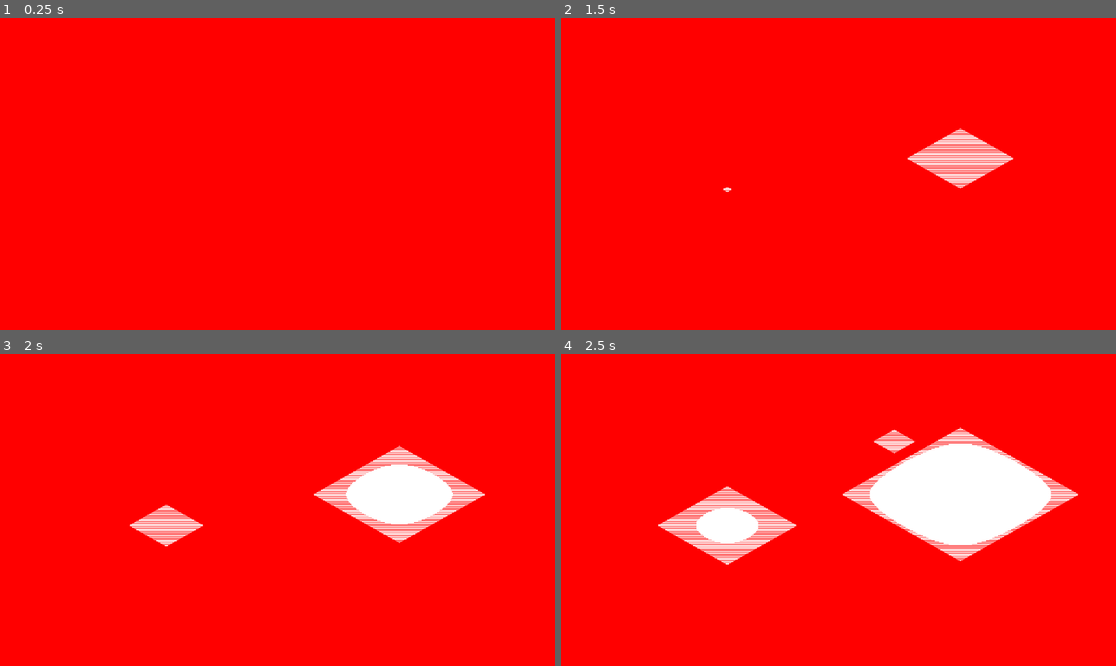
Above: before the commit, frames 1-4 (two rows, left to right).
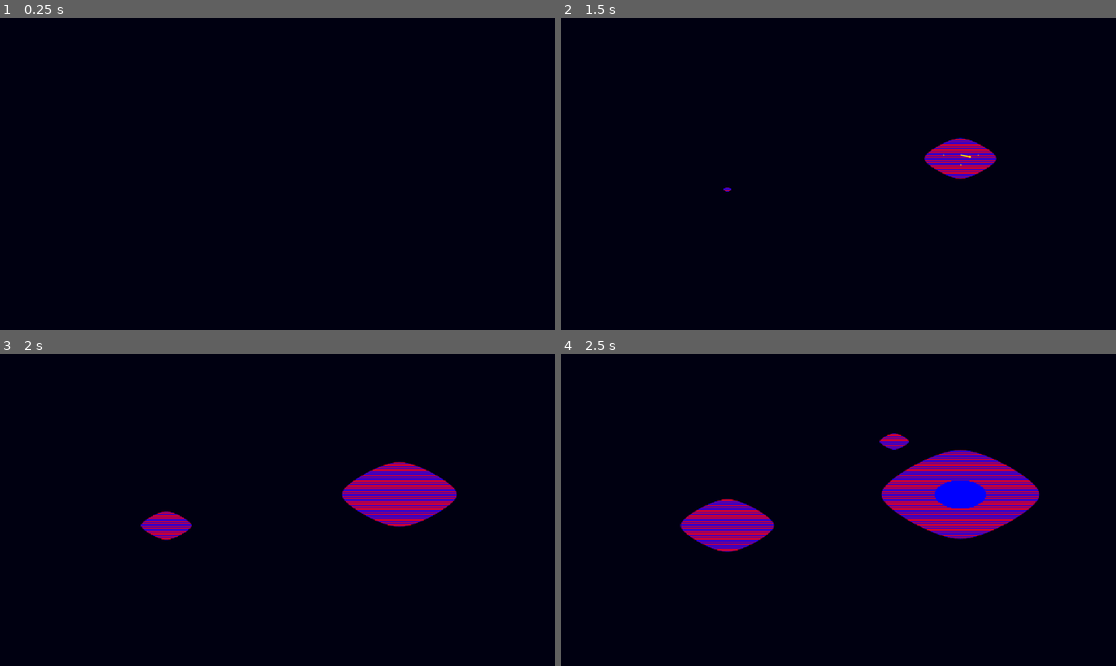
Above: after the commit, the same moments.

Repository: mjXmsdgh/Maxwellsequations
Game: Godot game, scene res://scene/main.tscn
Same seed, same stepped clock (60 frames per second), same inputs: the game is played once before the commit and once after it. The project has no main scene, so this scene is started directly.
Inputs (mouse positions are in pixels of both pictures, inside the frame that each line leads up to):
- Up to frame 1 (0.25 s): no input
- Up to frame 2 (1.5 s): tap Enter at 0.5 s; move the mouse to (960, 158) at 0.52 s; tap R at 0.6, 1.35 s; click (960, 158) at 0.67 s; move the mouse to (727, 189) at 1.27 s; click (727, 189) at 1.42 s
- Up to frame 3 (2 s): no input
- Up to frame 4 (2.5 s): move the mouse to (894, 441) at 2.02 s; tap R at 2.1 s; click (894, 441) at 2.17 s

The runs differ from the first frame. In frame 1, 100% of the frame differs, in the area x 0-100%, y 0-100%; in frame 2, 100%; in frame 3, 100%; in frame 4, 100%.

Commit message:
Remove FDTDEngine.gd and update FDTD engine implementation
Deleted script/FDTDEngine.gd and migrated FDTD simulation logic to script/fdtd_engine.gd, now based on Resource for improved memory management. Updated initialization, field update logic, and obstacle handling in fdtd_engine.gd. Adjusted MagneticFieldVisualizer.gd to remove @export annotations. Added debug output for Ez min/max in main_controller.gd. Simplified main.gdshader to visualize only electric field values, removing obstacle/medium color logic.

Diff:
--- a/script/FDTDEngine.gd
+++ /dev/null
@@ -1,206 +0,0 @@
-extends RefCounted
-class_name FDTDEngine
-
-# --- 定数 ---
-# シミュレーション領域の定義
-const GRID_WIDTH = 256#512  # グリッドの幅
-const GRID_HEIGHT = 256#512 # グリッドの高さ
-
-# FDTD法の安定性を保つための係数 (クーラン数)
-const COURANT_NUMBER = 0.5
-const WAVE_FREQUENCY = 8.0 # 波の周波数（値を小さくすると波長が長くなる）
-
-# 障害物マップ用の内部フラグ
-const OBSTACLE_FLAG: int = 1
-const NO_OBSTACLE_FLAG: int = 0
-
-# --- プロパティ ---
-var time: float = 0.0 # シミュレーションの経過時間
-var time_scale: float = 0.2 # シミュレーションの速度倍率
-
-# FDTD法で使用する物理量を格納する配列
-var ez: PackedFloat32Array # 電場 (Ez成分)
-var hx: PackedFloat32Array # 磁場 (Hx成分)
-var hy: PackedFloat32Array # 磁場 (Hy成分)
-var obstacle_map: PackedByteArray
-var permittivity_map: PackedFloat32Array # 比誘電率マップ (ε_r)
-
-var center_idx: int # 波源の中心インデックス
-
-# --- コンストラクタ ---
-func _init():
-	# 各インスタンスが固有の配列を持つように、ここで初期化する
-	# (クラスメンバとして初期化すると全インスタンスで共有されてしまうため)
-	ez = PackedFloat32Array()
-	hx = PackedFloat32Array()
-	hy = PackedFloat32Array()
-	obstacle_map = PackedByteArray()
-	permittivity_map = PackedFloat32Array()
-
-# --- 初期化 ---
-func initialize():
-	var size = GRID_WIDTH * GRID_HEIGHT
-
-	ez.resize(size)
-	hx.resize(size)
-	hy.resize(size)
-	obstacle_map.resize(size)
-	permittivity_map.resize(size)
-
-	center_idx = (GRID_HEIGHT / 2) * GRID_WIDTH + (GRID_WIDTH / 2)
-	reset()
-
-# --- 公開メソッド (API) ---
-
-func step(delta: float):
-	time += delta * time_scale
-	_update_physics()
-
-func reset():
-	ez.fill(0.0)
-	hx.fill(0.0)
-	hy.fill(0.0)
-	obstacle_map.fill(NO_OBSTACLE_FLAG)
-	permittivity_map.fill(1.0) # 全てを真空(比誘電率1.0)で初期化
-	time = 0.0
-
-func add_source(grid_x: int, grid_y: int, strength: float):
-	if grid_x < 1 or grid_x >= GRID_WIDTH - 1 or grid_y < 1 or grid_y >= GRID_HEIGHT - 1:
-		return
-	var idx = grid_y * GRID_WIDTH + grid_x
-	ez[idx] = strength
-
-func add_obstacle_line(p1: Vector2i, p2: Vector2i):
-	var x1 = p1.x
-	var y1 = p1.y
-	var x2 = p2.x
-	var y2 = p2.y
-
-	var dx = abs(x2 - x1)
-	var sx = 1 if x1 < x2 else -1
-	var dy = -abs(y2 - y1)
-	var sy = 1 if y1 < y2 else -1
-	var err = dx + dy
-
-	while true:
-		if x1 >= 0 and x1 < GRID_WIDTH and y1 >= 0 and y1 < GRID_HEIGHT:
-			var idx = y1 * GRID_WIDTH + x1
-			obstacle_map[idx] = OBSTACLE_FLAG
-
-		if x1 == x2 and y1 == y2:
-			break
-
-		var e2 = 2 * err
-		if e2 >= dy:
-			err += dy
-			x1 += sx
-		if e2 <= dx:
-			err += dx
-			y1 += sy
-
-func add_medium_rect(p1: Vector2i, p2: Vector2i, refractive_index: float):
-	"""
-	指定された対角線の2点で定義される矩形領域に、指定された屈折率を持つ媒質を設定します。
-	屈折率(n)と比誘電率(ε_r)の関係は n = sqrt(ε_r) です。
-	"""
-	# 屈折率が1未満の場合は物理的に不自然なため、1.0として扱う
-	var permittivity = pow(max(refractive_index, 1.0), 2)
-
-	var x_start = min(p1.x, p2.x)
-	var x_end = max(p1.x, p2.x)
-	var y_start = min(p1.y, p2.y)
-	var y_end = max(p1.y, p2.y)
-
-	# グリッドの範囲内に収める
-	x_start = max(0, x_start)
-	y_start = max(0, y_start)
-	x_end = min(GRID_WIDTH - 1, x_end)
-	y_end = min(GRID_HEIGHT - 1, y_end)
-
-	for y in range(y_start, y_end + 1):
-		for x in range(x_start, x_end + 1):
-			var idx = y * GRID_WIDTH + x
-			permittivity_map[idx] = permittivity
-
-# --- 描画データ生成 ---
-
-# シェーダーで障害物として描画するための固定値 (0-255)
-const OBSTACLE_DRAW_VALUE: int = 0 # 黒色に対応
-const MEDIUM_DRAW_VALUE: int = 128 # 中間グレーに対応
-
-func get_image_data() -> PackedByteArray:
-	"""
-	現在のシミュレーション状態をテクスチャ用のバイト配列に変換します。
-	- Rチャンネル(1バイト)に複数の情報をエンコードします。
-	- 障害物: OBSTACLE_DRAW_VALUE (0) を設定
-	- 媒質: MEDIUM_DRAW_VALUE (128) を設定
-	- 電場(ez): -1.0..1.0 を 1..127 の範囲にマッピング
-	- 媒質内の電場: 電場の値(1..127)に MEDIUM_DRAW_VALUE(128) を加算 (129..255)
-	シェーダーは、ピクセル値が128以上かどうかで媒質の有無を判断します。
-	"""
-	var data = PackedByteArray()
-	data.resize(ez.size())
-	for i in range(ez.size()):
-		if obstacle_map[i] == OBSTACLE_FLAG:
-			data[i] = OBSTACLE_DRAW_VALUE
-		else:
-			# ez の値 (-1.0 to 1.0) を 0-255 の範囲にマッピング
-			# 媒質フラグ用に上位ビットを空けるため、127段階で表現する
-			var val = clampf(ez[i], -1.0, 1.0)
-			var mapped_val = int((val * 0.5 + 0.5) * 126.0) + 1 # 1-127の範囲に
-
-			# 媒質がある場合は、最上位ビットを立てるのと同じ効果を持つ
-			# MEDIUM_DRAW_VALUE (128) を加算する
-			if permittivity_map[i] > 1.0:
-				mapped_val += MEDIUM_DRAW_VALUE
-
-			data[i] = mapped_val
-	return data
-
-# --- 内部計算ロジック ---
-
-func _update_physics():
-	_update_magnetic_field()
-	_update_electric_field()
-	# 中心に時間変化する波源を設置 (正弦波)
-	#ez[center_idx] = sin(time * WAVE_FREQUENCY)
-
-func _update_magnetic_field():
-	var update_factor = COURANT_NUMBER * time_scale
-
-	# Hxの更新: Hx(i, j+1/2) = Hx(...) - C * (Ez(i, j+1) - Ez(i, j))
-	# ループ範囲: yは0からGRID_HEIGHT-2まで (ez[idx+GRID_WIDTH]にアクセスするため)
-	# xは0からGRID_WIDTH-1まで (Hxはグリッドの左右両端にも存在する)
-	for y in range(0, GRID_HEIGHT - 1):
-		for x in range(0, GRID_WIDTH):
-			var idx = y * GRID_WIDTH + x
-			var idx_plus_y = idx + GRID_WIDTH
-			hx[idx] = hx[idx] - update_factor * (ez[idx_plus_y] - ez[idx])
-
-	# Hyの更新: Hy(i+1/2, j) = Hy(...) + C * (Ez(i+1, j) - Ez(i, j))
-	# ループ範囲: yは0からGRID_HEIGHT-1まで (Hyはグリッドの上下両端にも存在する)
-	# xは0からGRID_WIDTH-2まで (ez[idx+1]にアクセスするため)
-	for y in range(0, GRID_HEIGHT):
-		for x in range(0, GRID_WIDTH - 1):
-			var idx = y * GRID_WIDTH + x
-			var idx_plus_x = idx + 1
-			hy[idx] = hy[idx] + update_factor * (ez[idx_plus_x] - ez[idx])
-
-func _update_electric_field():
-	var update_factor = COURANT_NUMBER * time_scale
-
-	# 電場の更新。境界(0と-1)を含めないことで、範囲外アクセスを防ぐ。
-	# このネストしたループはアルゴリズムを最も直接的に表現しています。
-	# もしこれでも稀に不安定な場合、GDScriptのJITコンパイラに関連するエンジン側の問題である可能性が高いです。
-	for y in range(1, GRID_HEIGHT - 1):
-		for x in range(1, GRID_WIDTH - 1):
-			var idx = y * GRID_WIDTH + x
-			var idx_minus_x = idx - 1
-			var idx_minus_y = idx - GRID_WIDTH
-
-			# その場所の比誘電率に応じて更新の大きさを変える
-			var inv_permittivity = 1.0 / permittivity_map[idx]
-			ez[idx] = ez[idx] + (update_factor * inv_permittivity) * ((hy[idx] - hy[idx_minus_x]) - (hx[idx] - hx[idx_minus_y]))
-
-			if obstacle_map[idx] == OBSTACLE_FLAG:
-				ez[idx] = 0.0
--- a/script/MagneticFieldVisualizer.gd
+++ b/script/MagneticFieldVisualizer.gd
@@ -17,8 +17,8 @@
 
 # --- 依存コンポーネント ---
 # 司令塔(MainController)から設定される
-@export var engine: FDTDEngine
-@export var texture_rect: TextureRect
+var engine: FDTDEngine
+var texture_rect: TextureRect
 
 # 描画する点の情報を事前に計算して格納する配列
 var _draw_points_info: Array[Dictionary] = []
--- a/script/fdtd_engine.gd
+++ b/script/fdtd_engine.gd
@@ -1,7 +1,7 @@
 # fdtd_engine.gd
 # シミュレーションの計算ロジックを担当するクラス
 # Resourceを継承することで、シーンに依存せずデータとして扱えるようになります。
-extends Resource
+extends Resource # RefCountedを継承しているため、メモリ管理上有利です
 class_name FDTDEngine
 
 # --- 定数 ---
@@ -11,6 +11,7 @@
 
 # --- 物理パラメータ ---
 const IMP0 = 377.0 # 真空のインピーダンス
+const COURANT_NUMBER = 0.5 # FDTD法の安定性を保つための係数 (クーラン数)
 
 # --- シミュレーション用データ配列 ---
 var ez: PackedFloat32Array # Z方向の電場
@@ -28,11 +29,17 @@
 # 初期化関数
 func initialize():
 	# 各配列のサイズを確保し、0またはデフォルト値で初期化
-	ez.resize(GRID_WIDTH * GRID_HEIGHT)
-	hx.resize(GRID_WIDTH * GRID_HEIGHT)
-	hy.resize(GRID_WIDTH * GRID_HEIGHT)
-	ca.resize(GRID_WIDTH * GRID_HEIGHT)
-	cb.resize(GRID_WIDTH * GRID_HEIGHT)
+
+	var size = GRID_WIDTH * GRID_HEIGHT
+	ez.resize(size)
+	ez.fill(0.0)
+	hx.resize(size)
+	hx.fill(0.0)
+	hy.resize(size)
+	hy.fill(0.0)
+	ca.resize(size)
+	cb.resize(size)
+
 	obstacle.resize(GRID_WIDTH * GRID_HEIGHT)
 
 	# 媒質係数を真空のデフォルト値で埋める
@@ -47,24 +54,34 @@
 # シミュレーションを1ステップ進める
 func step(_delta):
 	# --- ステップA: 磁場の更新 (H-field update) ---
-	# 現在の電場(ez)から、次の半ステップの磁場(hx, hy)を計算
+	var h_update_factor = COURANT_NUMBER / IMP0
+
+	# Hxの更新: y方向の差分を取るため、yのループ範囲を1つ狭める
 	for y in range(GRID_HEIGHT - 1):
+		for x in range(GRID_WIDTH):
+			var idx = y * GRID_WIDTH + x
+			# 障害物(1)でなければ更新
+			if obstacle[idx] == 0:
+				hx[idx] += (ez[idx + GRID_WIDTH] - ez[idx]) * h_update_factor
+
+	# Hyの更新: x方向の差分を取るため、xのループ範囲を1つ狭める
+	for y in range(GRID_HEIGHT):
 		for x in range(GRID_WIDTH - 1):
 			var idx = y * GRID_WIDTH + x
 			# 障害物(1)でなければ更新
 			if obstacle[idx] == 0:
-				hx[idx] += (ez[idx + GRID_WIDTH] - ez[idx]) / IMP0
-				hy[idx] += (ez[idx + 1] - ez[idx]) / IMP0
+				hy[idx] += (ez[idx + 1] - ez[idx]) * h_update_factor
 
 	# --- ステップB: 電場の更新 (E-field update) ---
 	# 更新された磁場(hx, hy)から、次の半ステップの電場(ez)を計算
+	var e_update_factor = COURANT_NUMBER * IMP0
 	for y in range(1, GRID_HEIGHT):
 		for x in range(1, GRID_WIDTH):
 			var idx = y * GRID_WIDTH + x
 			# 障害物(1)でなければ更新
 			if obstacle[idx] == 0:
 				var curl_h = (hy[idx] - hy[idx - 1]) - (hx[idx] - hx[idx - GRID_WIDTH])
-				ez[idx] = cb[idx] * ez[idx] + ca[idx] * curl_h * IMP0
+				ez[idx] = cb[idx] * ez[idx] + ca[idx] * curl_h * e_update_factor
 
 
 # シミュレーションをリセットする
--- a/script/main_controller.gd
+++ b/script/main_controller.gd
@@ -40,6 +40,15 @@
 	# 1. 毎フレーム、計算を1ステップ進めるようエンジンに命令する
 	engine.step(delta)
 
+	# --- デバッグ用: 計算結果の発散をチェック ---
+	# PackedFloat32Arrayにはmin()/max()がないため、手動で値を探します。
+	var min_val = INF
+	var max_val = -INF
+	for val in engine.ez:
+		min_val = min(min_val, val)
+		max_val = max(max_val, val)
+	print("Ez min: ", min_val, ", Ez max: ", max_val)
+
 	# 2. 動作確認用（毎フレーム出力されるので、確認後はコメントアウト推奨）
 	# print("MainController: Physics Processing frame...")
 
--- a/shader/main.gdshader
+++ b/shader/main.gdshader
@@ -1,53 +1,21 @@
 shader_type canvas_item;
 
 // 色の増幅率。エディタのインスペクターから調整可能になります。
-uniform float color_multiplier : hint_range(1.0, 50.0) = 5.0;
-
-// 描画色
-const vec4 OBSTACLE_COLOR = vec4(1.0, 1.0, 1.0, 1.0); // 障害物: 灰色
-const vec4 MEDIUM_COLOR   = vec4(0.3, 0.3, 0.3, 1.0); // 媒質: 薄い灰色
-
-// 予約された描画値
-const float OBSTACLE_VALUE = 0.0;
-const float MEDIUM_VALUE   = 128.0;
-
-void vertex() {
-	// Called for every vertex the material is visible on.
-}
+uniform float color_multiplier : hint_range(1.0, 20.0) = 5.0;
 
 void fragment() {
 	// Called for every pixel the material is visible on.
-	// テクスチャから値(0.0-1.0)を取得し、元の8bit整数値(0-255)に復元
+
+	// 1. テクスチャからグレースケール値(0.0-1.0)を取得します。
+	//    これは simulation_view.gd で 0-255 に変換された値です。
 	float value = texture(TEXTURE, UV).r;
-	float raw_value = round(value * 255.0);
 
-	if (raw_value == OBSTACLE_VALUE) {
-		COLOR = OBSTACLE_COLOR;
-	} else {
-		vec3 final_color = vec3(0.0);
+	// 2. 元の電場の値(-1.0 to 1.0)に復元します。
+	value = value * 2.0 - 1.0;
 
-		// 媒質の中かどうかを判定 (値が128以上か)
-		if (raw_value >= MEDIUM_VALUE) {
-			// 媒質の背景色を設定
-			final_color = MEDIUM_COLOR.rgb;
-			// 128を引いて、元の電場の値(1-127)に戻す
-			value = (raw_value - MEDIUM_VALUE) / 127.0;
-		} else {
-			// 真空中の場合、元の値(1-127)を0.0-1.0の範囲に戻す
-			value = raw_value / 127.0;
-		}
-
-		// 電場の値 (-1.0 to 1.0) に復元
-		value = value * 2.0 - 1.0;
-
-		// 波の色を計算し、背景色に加算（ブレンド）する
-		final_color.r += max(0.0, value) * color_multiplier;   // プラスなら赤を加算
-		final_color.b += max(0.0, -value) * color_multiplier; // マイナスなら青を加算
-		COLOR = vec4(final_color, 1.0);
-	}
+	// 3. 値に応じて色を決定します。
+	vec3 color = vec3(0.0); // 基本は黒
+	color.r = max(0.0, value) * color_multiplier;   // プラスの電場なら赤色を強くする
+	color.b = max(0.0, -value) * color_multiplier;  // マイナスの電場なら青色を強くする
+	COLOR = vec4(color, 1.0);
 }
-
-//void light() {
-	// Called for every pixel for every light affecting the CanvasItem.
-	// Uncomment to replace the default light processing function with this one.
-//}
